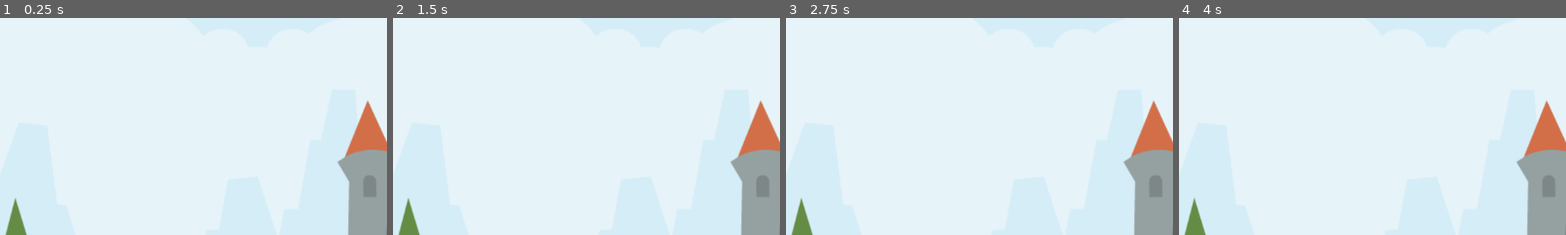
Above: before the commit, frames 1-4 (left to right).
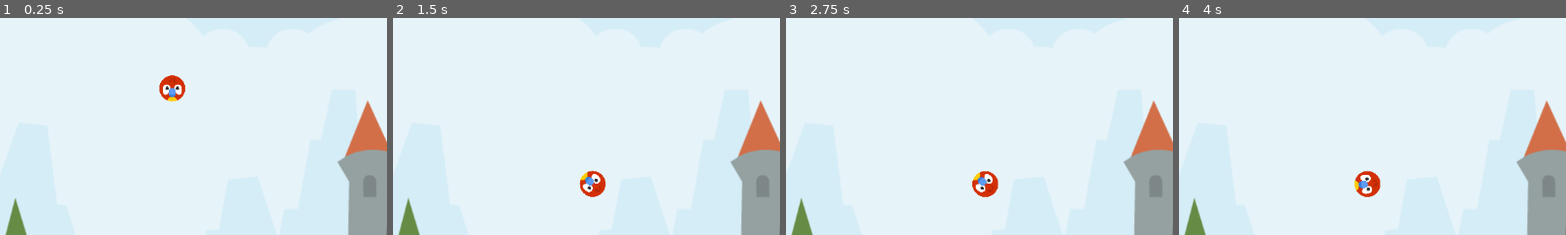
Above: after the commit, the same moments.

Repository: BlackSheep1337/AngryAnimals
Game: Godot game, scene res://level/level.tscn
Same seed, same stepped clock (60 frames per second), same inputs: the game is played once before the commit and once after it. Before the commit the project has no main scene; this scene is started directly in both runs.
Inputs:
- Up to frame 1 (0.25 s): no input
- Up to frame 2 (1.5 s): no input
- Up to frame 3 (2.75 s): tap Enter at 2 s
- Up to frame 4 (4 s): no input
The pictures show only the part of the screen within x 9-59%, y 20-70%; the shares and areas given below are measured in that part.

The runs differ from the first frame. In frame 1, 0.6% of the frame differs, in the area x 41-48%, y 26-39%; in frame 2, 0.6%; in frame 3, 0.6%; in frame 4, 0.7%, in the area x 45-53%, y 70-83%.

Commit message:
animal and cup set up

Diff:
--- /dev/null
+++ b/animal/animal.tscn
@@ -0,0 +1,19 @@
+[gd_scene load_steps=4 format=3 uid="uid://bdch3usb1gugn"]
+
+[ext_resource type="Texture2D" uid="uid://duslbke7aiavu" path="res://assets/player/parrot.png" id="1_v85x7"]
+
+[sub_resource type="PhysicsMaterial" id="PhysicsMaterial_8f884"]
+bounce = 0.2
+
+[sub_resource type="CircleShape2D" id="CircleShape2D_8eo7r"]
+radius = 19.2354
+
+[node name="Animal" type="RigidBody2D"]
+physics_material_override = SubResource("PhysicsMaterial_8f884")
+
+[node name="Sprite2D" type="Sprite2D" parent="."]
+scale = Vector2(0.15, 0.15)
+texture = ExtResource("1_v85x7")
+
+[node name="CollisionShape2D" type="CollisionShape2D" parent="."]
+shape = SubResource("CircleShape2D_8eo7r")
--- /dev/null
+++ b/cup/cup.tscn
@@ -0,0 +1,24 @@
+[gd_scene load_steps=3 format=3 uid="uid://osxriqjr338y"]
+
+[ext_resource type="Texture2D" uid="uid://da1b55qhhkx7m" path="res://assets/env/elementWood004.png" id="1_ydc15"]
+[ext_resource type="Texture2D" uid="uid://d8dqxlmxjsnu" path="res://assets/env/elementWood015.png" id="2_wjeqf"]
+
+[node name="Cup" type="StaticBody2D"]
+
+[node name="Node2D" type="Node2D" parent="."]
+scale = Vector2(0.5, 0.5)
+
+[node name="Sprite2D" type="Sprite2D" parent="Node2D"]
+texture = ExtResource("1_ydc15")
+offset = Vector2(-72, -66)
+
+[node name="Sprite2D3" type="Sprite2D" parent="Node2D"]
+texture = ExtResource("2_wjeqf")
+
+[node name="Sprite2D2" type="Sprite2D" parent="Node2D"]
+texture = ExtResource("1_ydc15")
+offset = Vector2(72, -66)
+flip_h = true
+
+[node name="CollisionPolygon2D" type="CollisionPolygon2D" parent="."]
+polygon = PackedVector2Array(-19, -17, -53, -51, -54, 17, 56, 17, 53, -51, 20, -17)
--- a/level/level.tscn
+++ b/level/level.tscn
@@ -1,6 +1,8 @@
-[gd_scene load_steps=2 format=3 uid="uid://cnvvnnb88qffo"]
+[gd_scene load_steps=4 format=3 uid="uid://cnvvnnb88qffo"]
 
 [ext_resource type="Texture2D" uid="uid://c7j126svld3ln" path="res://assets/scene/colored_castle.png" id="1_kpwig"]
+[ext_resource type="PackedScene" uid="uid://bdch3usb1gugn" path="res://animal/animal.tscn" id="2_hkrau"]
+[ext_resource type="PackedScene" uid="uid://osxriqjr338y" path="res://cup/cup.tscn" id="3_jocxd"]
 
 [node name="Level" type="Node2D"]
 
@@ -8,3 +10,9 @@
 position = Vector2(463, 334)
 scale = Vector2(1.2, 1.2)
 texture = ExtResource("1_kpwig")
+
+[node name="Animal" parent="." instance=ExtResource("2_hkrau")]
+position = Vector2(357, 205)
+
+[node name="Cup" parent="." instance=ExtResource("3_jocxd")]
+position = Vector2(390, 412)
--- a/project.godot
+++ b/project.godot
@@ -11,5 +11,10 @@
 [application]
 
 config/name="AngryAnimals"
-config/features=PackedStringArray("4.1", "Forward Plus")
+run/main_scene="res://level/level.tscn"
+config/features=PackedStringArray("4.2", "Forward Plus")
 config/icon="res://icon.svg"
+
+[dotnet]
+
+project/assembly_name="AngryAnimals"
